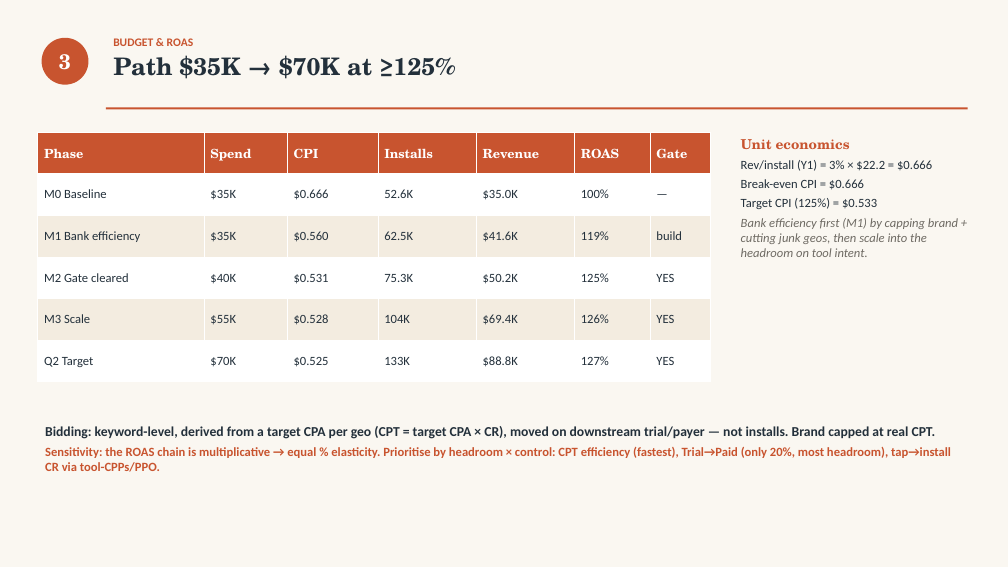
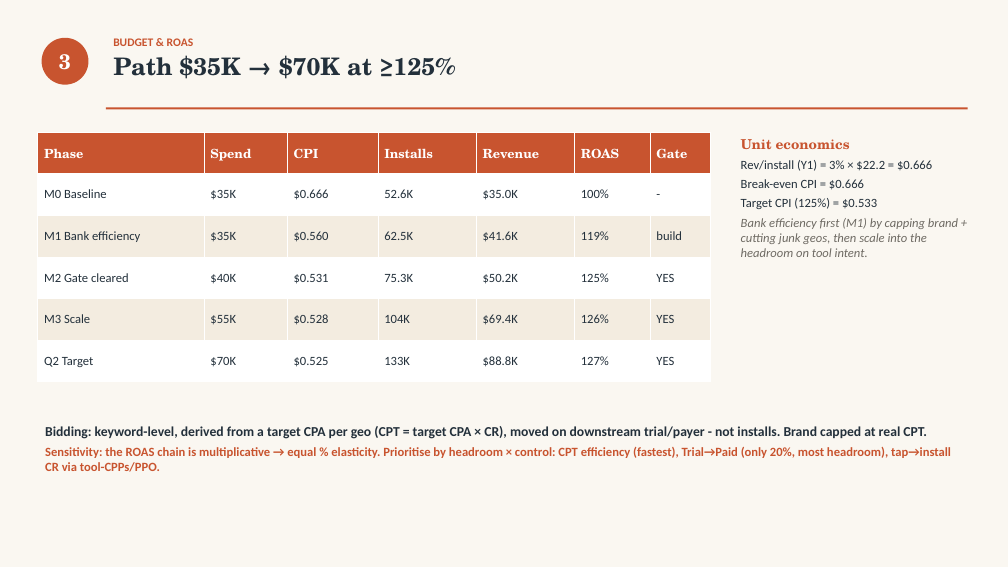
Before and after one commit to Xtrd-txt/asotraff, a slide deck: slide 7 of outputs/touchretouch-testtask/v2/TouchRetouch_Deck.pptx. Drawn at 1008x567 pixels with LibreOffice and Linux fonts; fonts in the diff are those of the drawing. Boxes give left, top, right and bottom in pixels: in the first picture for what was removed or moved away, otherwise in the second. Text is boxed around its words. In the diff, an @@ line names an element or a change of style, - is before the commit and + after.

```diff
--- a/outputs/touchretouch-testtask/v2/TouchRetouch_Deck.pptx
+++ b/outputs/touchretouch-testtask/v2/TouchRetouch_Deck.pptx
@@ table at (38, 132, 711, 382) @@
-row 2, column 7: —
+row 2, column 7: -
@@ text at (45, 426, 927, 439): text changed @@
-Bidding: keyword-level, derived from a target CPA per geo (CPT = target CPA × CR), moved on downstream trial/payer — not installs. Brand capped at real CPT.
+Bidding: keyword-level, derived from a target CPA per geo (CPT = target CPA × CR), moved on downstream trial/payer - not installs. Brand capped at real CPT.
```
Also in this commit, not shown: 11 other slides changed, 3 other files.
